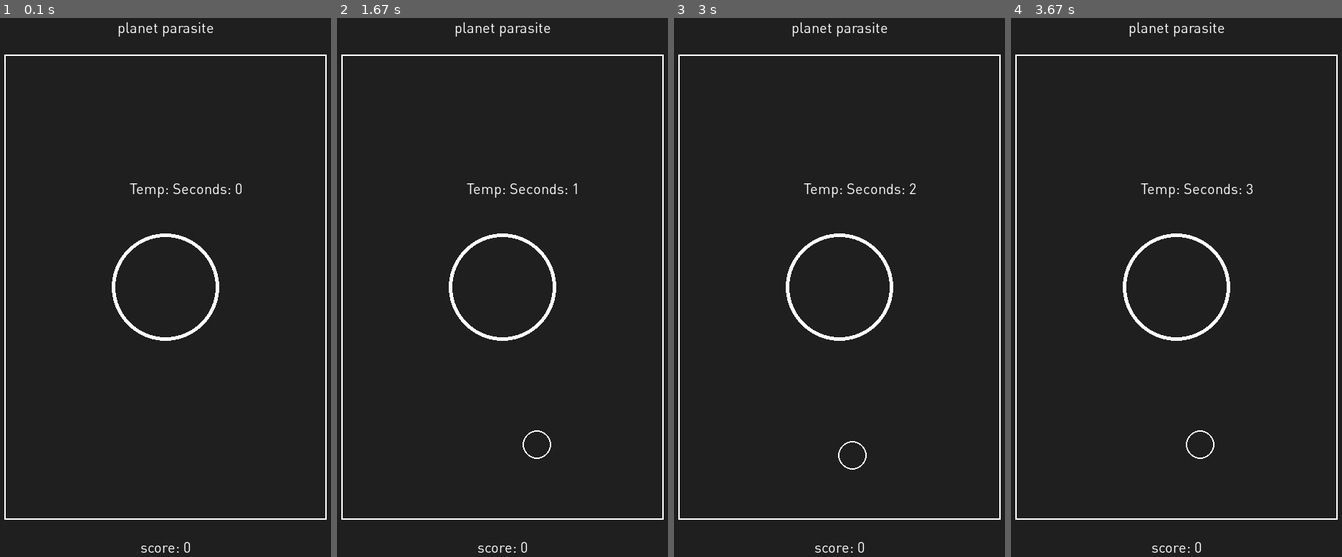
Above: before the commit, frames 1-4 (left to right).
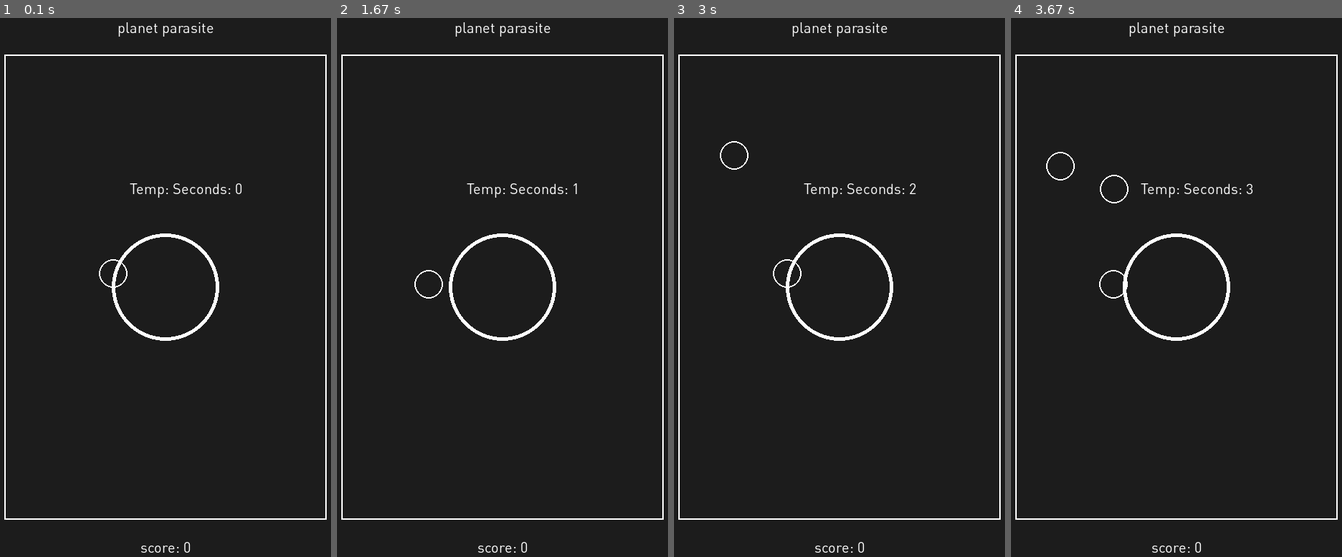
Above: after the commit, the same moments.

Repository: selenazhen/planetParasite
Game: pygame game, started from Game.py
Same seed, same stepped clock (60 frames per second), same inputs: the game is played once before the commit and once after it.
Inputs:
- Up to frame 1 (0.1 s): no input
- Up to frame 2 (1.67 s): hold Right 0.33-0.8 s; hold Up 0.83-1.13 s; hold Right 1.17-1.63 s
- Up to frame 3 (3 s): hold Left 1.67-2.2 s; hold Down 2.23-2.53 s; hold Left 2.57-2.97 s
- Up to frame 4 (3.67 s): hold Up 3-3.37 s; hold Right from 3.4 s (still down)

The runs differ from the first frame. In frame 1, less than 0.1% of the frame differs, in the area x 29-39%, y 44-51%; in frame 2, 0.1%; in frame 3, 0.2%; in frame 4, 0.2%, in the area x 10-62%, y 24-82%.

Commit message:
collision detected

Diff:
--- a/Game.py
+++ b/Game.py
@@ -2,7 +2,9 @@
 from pygamegame import PygameGame
 from Planet import Planet
 import random
-
+from Parasite import Parasite
+import math
+from gVariables import *
 
 '''
 Game.py
@@ -10,19 +12,18 @@
 edit redraw all here
 '''
 
-CHARCOAL = (31,31,31)
-WHITE = (255,255,255)
-BLACK = (0,0,0)
 
 class Game(PygameGame):
     def init(self):
         self.planetGroup = pygame.sprite.Group()
+        self.parasite = pygame.sprite.Group()
 
     def keyPressed(self, code, mod):
         pass
 
     def timerFired(self, dt):
         pass
+
 
     def redrawAll(self, screen):
         w,h,m = self.width,self.height,self.margin
@@ -34,20 +35,49 @@
         textTitlerect = textTitle.get_rect()
         textTitlerect.centerx,textTitlerect.centery = w//2, (m//2)
 
-        pygame.draw.circle(screen, WHITE,(self.parasiteX,self.parasiteY),
-                            m, 5) #testing circle
+        #bounding box
+        # pygame.draw.rect(screen, WHITE,(self.borderX0, self.borderY0,
+        #                 self.width*3, self.height*3),2)
 
-        if self.frameCount % 50 == 0:
-            # planet = Planet(random.randrange(0,self.width),random.randrange(0,self.height))
+        #initialize parasite
+        parasiteNew = Parasite()
+        self.parasite.add(parasiteNew)
+
+        if self.frameCount % 100 == 0: #add a planet every second or so
             planet = Planet()
             self.planetGroup.add(planet)
+            print ('new planet')
+
+
+        for planet in self.planetGroup:
+            hits = pygame.sprite.spritecollide(planet, self.parasite, False, pygame.sprite.collide_circle)
+            if hits:
+                print ('its in')
+            # if hits:
+            #     playing = False
+
+
+
+
+        # for planet in self.planetGroup:
+        #     if math.sqrt(((planet.coordsX-(self.width//2))**2)+((planet.coordsY-(self.height//2))**2)) <= ((self.width//20) + (self.width//8)):
+        #         print ('collision')
+        # # #     # print (planet.coordsX,planet.coordsY)
+        # #     for parasite in self.parasite:
+        # # #         # print (parasite.coordsX)
+        # #         if math.sqrt(((planet.coordsX-parasite.coordsX)**2)+((planet.coordsY-parasite.coordsY)**2)) <= ((self.width//20) + (self.width//8)):
+        # #             # print ('its a collision', planet)
+        # #             self.collisions += 1
+        # #             print (self.collisions)
+        #
+        # # print (self.width//20+self.width//8)
 
         self.planetGroup.draw(screen)
-
-        pygame.draw.rect(screen, CHARCOAL,(0, 0, w, m)) #border top rect
-        pygame.draw.rect(screen, CHARCOAL,(0, 0, m, h)) #border bottom rect
-        pygame.draw.rect(screen, CHARCOAL,(w-m, 0, m, h)) #border top rect
-        pygame.draw.rect(screen, CHARCOAL,(0, h-m, w, m)) #border top rect
+        self.parasite.draw(screen)
+        # pygame.draw.rect(screen, CHARCOAL,(0, 0, w, m)) #border top rect
+        # pygame.draw.rect(screen, CHARCOAL,(0, 0, m, h)) #border bottom rect
+        # pygame.draw.rect(screen, CHARCOAL,(w-m, 0, m, h)) #border top rect
+        # pygame.draw.rect(screen, CHARCOAL,(0, h-m, w, m)) #border top rect
 
         pygame.draw.rect(screen, WHITE,(m,m, w-(2*m),h-(2*m)), 2) #border
         screen.blit(textScore, textScorerect)
--- /dev/null
+++ b/Parasite.py
@@ -0,0 +1,22 @@
+'''
+Parasite.py
+
+implements the Parasite class
+'''
+import pygame
+import random
+from gVariables import *
+
+
+class Parasite(pygame.sprite.Sprite):
+
+    def __init__(self):
+        pygame.sprite.Sprite.__init__(self)
+        self.image = pygame.Surface((screenWidth,screenHeight),pygame.SRCALPHA)
+        self.coordsX = screenWidth//2
+        self.coordsY = screenHeight//2
+        self.radius = screenWidth//8
+        self.rect = self.image.get_rect()
+        # pygame.draw.circle(self.image, PINK, self.rect.center, self.radius)
+        pygame.draw.circle(self.image, WHITE,(screenWidth//2,screenHeight//2),
+                            parasiteSize, 5)
--- a/Planet.py
+++ b/Planet.py
@@ -6,30 +6,31 @@
 '''
 import pygame
 import random
-from GameObject import GameObject
+from gVariables import *
 
-screenWidth = 600
-screenHeight = 800
-planetSize = screenWidth//30
-CHARCOAL = (28,28,28)
-WHITE = (255,255,255)
-BLACK = (0,0,0)
 
 class Planet(pygame.sprite.Sprite):
 
+
     def __init__(self):
         pygame.sprite.Sprite.__init__(self)
-        self.coordsX = random.randrange(0,screenWidth)
-        self.coordsY = random.randrange(0,screenHeight)
-        self.image = pygame.Surface((self.coordsX+(1.5*planetSize), self.coordsY + (1.5*planetSize)), pygame.SRCALPHA)
+
+        #randomize position with posX and posY
+        posX = random.randrange(planetSize,screenWidth-planetSize)
+        posY = random.randrange(planetSize,screenHeight-planetSize)
+        #find location of image surface
+        imageX = posX+planetSize*2
+        imageY = posY+planetSize*2
+        self.image = pygame.Surface((imageX,imageY),pygame.SRCALPHA)
+        self.coordsX = imageX//2 #keep circle centered on middle of image surface
+        self.coordsY = imageY//2
+        self.rect = self.image.get_rect()
+        self.radius = planetSize
+        # pygame.draw.circle(self.image, RED, self.rect.center, self.radius)
         pygame.draw.circle(self.image, WHITE,(self.coordsX,self.coordsY),
                             planetSize, 2) #testing circle
+        # self.image = pygame.image.load('img/planet1.png').convert_alpha()
 
-
-        # self.image = pygame.image.load('img/planet1.png').convert_alpha()
-        self.rect = self.image.get_rect()
-        self.rect.centerx = self.coordsX
-        self.rect.centery = self.coordsY
     def move(self, xMove,yMove):
         self.rect.centerx = self.rect.centerx + xMove
         self.rect.centery = self.rect.centery + yMove
--- /dev/null
+++ b/gVariables.py
@@ -0,0 +1,8 @@
+screenWidth = 600
+screenHeight = 800
+planetSize = screenWidth//30
+parasiteSize = screenWidth//8
+CHARCOAL = (28,28,28)
+WHITE = (255,255,255)
+BLACK = (0,0,0)
+PINK = (249,167,167)
--- a/movingSprites.py
+++ b/movingSprites.py
@@ -159,77 +159,77 @@
 # How To Run: python detectSpriteCollision.py
 ############################################################################
 
-# import pygame
-# from pygame.locals import *
-# import random
-#
-# screen=pygame.display.set_mode((640,480),0,32)
-# pygame.display.set_caption("Collision Detection")
-#
-#
-# #creating the boxes
-# class Boxes(pygame.sprite.Sprite):
-#     def __init__(self):
-#         pygame.sprite.Sprite.__init__(self)
-#         self.image=pygame.Surface((50,50))
-#         self.rect=self.image.get_rect()
-#         self.image.fill((255,255,255))
-#         pygame.draw.circle(self.image,(0,0,0),(25,25),25,0)
-#
-#         self.rect.center=(100,100)
-#
-# #creating circle
-# class Circle(pygame.sprite.Sprite):
-#     def __init__(self):
-#         pygame.sprite.Sprite.__init__(self)
-#         self.image=pygame.Surface((50,50))
-#         self.image.fill((0,255,0))
-#         pygame.draw.circle(self.image,(255,0,0),(25,25),25,0)
-#         self.rect=self.image.get_rect()
-#     def update(self):
-#         self.rect.center=pygame.mouse.get_pos()
-#
-#
-# def main():
-#     background=pygame.Surface(screen.get_size())
-#     background=background.convert()
-#     background.fill((255,255,255))
-#     screen.blit(background,(0,0))
-#
-#     boxes=[]
-#     for i in range(0,10):
-#         boxes.append(Boxes())
-#
-#     circle=Circle()
-#     allSprites=pygame.sprite.Group(boxes)
-#     circleSprite=pygame.sprite.Group(circle)
-#     while 1:
-#         for i in pygame.event.get():
-#             if i.type==QUIT:
-#                 exit()
-#
-#
-#         #checking the collision.check 'p …(264 unchanged characters)…
-#         if pygame.sprite.spritecollide(circle,allSprites,True):
-#             print ("collision")
-#
-#         #following the CUD method
-#         allSprites.clear(screen,background)
-#         circleSprite.clear(screen,background)
-#         allSprites.update()
-#         circleSprite.update()
-#         allSprites.draw(screen)
-#         circleSprite.draw(screen)
-#         pygame.display.flip()
-#
-#
-# if __name__=='__main__':
-#     main()
-#
-# """You can also check the collision about the rect attributes. There are many ways to do that.Example:
-# 1.circle.rect.colliderect(box1) will check the collision between the circle and box1 collision
-# 2. pygame.sprite.collide_rect(sprite1,sprite2) willl also do the same """
-#
+import pygame
+from pygame.locals import *
+import random
+
+screen=pygame.display.set_mode((640,480),0,32)
+pygame.display.set_caption("Collision Detection")
+
+
+#creating the boxes
+class Boxes(pygame.sprite.Sprite):
+    def __init__(self):
+        pygame.sprite.Sprite.__init__(self)
+        self.image=pygame.Surface((50,50))
+        self.rect=self.image.get_rect()
+        self.image.fill((255,255,255))
+        pygame.draw.circle(self.image,(0,0,0),(25,25),25,0)
+
+        self.rect.center=(100,100)
+
+#creating circle
+class Circle(pygame.sprite.Sprite):
+    def __init__(self):
+        pygame.sprite.Sprite.__init__(self)
+        self.image=pygame.Surface((50,50))
+        self.image.fill((0,255,0))
+        pygame.draw.circle(self.image,(255,0,0),(25,25),25,0)
+        self.rect=self.image.get_rect()
+    def update(self):
+        self.rect.center=pygame.mouse.get_pos()
+
+
+def main():
+    background=pygame.Surface(screen.get_size())
+    background=background.convert()
+    background.fill((255,255,255))
+    screen.blit(background,(0,0))
+
+    boxes=[]
+    for i in range(0,10):
+        boxes.append(Boxes())
+
+    circle=Circle()
+    allSprites=pygame.sprite.Group(boxes)
+    circleSprite=pygame.sprite.Group(circle)
+    while 1:
+        for i in pygame.event.get():
+            if i.type==QUIT:
+                exit()
+
+
+        #checking the collision.check 'p …(264 unchanged characters)…
+        if pygame.sprite.spritecollide(circle,allSprites,True):
+            print ("collision")
+
+        #following the CUD method
+        allSprites.clear(screen,background)
+        circleSprite.clear(screen,background)
+        allSprites.update()
+        circleSprite.update()
+        allSprites.draw(screen)
+        circleSprite.draw(screen)
+        pygame.display.flip()
+
+
+if __name__=='__main__':
+    main()
+
+"""You can also check the collision about the rect attributes. There are many ways to do that.Example:
+1.circle.rect.colliderect(box1) will check the collision between the circle and box1 collision
+2. pygame.sprite.collide_rect(sprite1,sprite2) willl also do the same """
+
 
 
 ####
@@ -338,73 +338,73 @@
 #             updateRects.append(man.rect)
 #         pygame.display.update(updateRects)
 
-
-''' pygame_sprite_keys1.py
-move a sprite rect with the arrow keys
-see also ...
-http://www.pygame.org/docs/ref/sprite.html
-http://www.pygame.org/docs/ref/time.html
-'''
-
-import pygame as pygame
-import sys
-from pygame.locals import *
-import random
-
-speed = 5
-
-pygame.init()
-width = 640
-height = 480
-screen = pygame.display.set_mode((width, height))
-pygame.display.set_caption("move with arrow keys (escape key to exit)")
-
-# color (r, g, b) tuple, values 0 to 255
-white = (255, 255, 255)
-background = pygame.Surface(screen.get_size())
-background.fill(white)
-
-class Planet(pygame.sprite.Sprite):
-
-    def __init__(self, xPosition, yPosition):
-        pygame.sprite.Sprite.__init__(self)
-        self.image = pygame.image.load('img/planet1.png').convert_alpha()
-        self.rect = self.image.get_rect()
-        self.rect.centerx = xPosition
-        self.rect.centery = yPosition
-    def move(self, xMove,yMove):
-        self.rect.centerx = self.rect.centerx + xMove
-        self.rect.centery = self.rect.centery + yMove
-
-planet1 = Planet(random.randrange(0,width),random.randrange(0,height))
-planet2 = Planet(random.randrange(0,width),random.randrange(0,height))
-planetGroup = pygame.sprite.Group()
-planetGroup.add((planet1, planet2))
-
-clock = pygame.time.Clock()
-while 1:
-    # limit runtime speed to 30 frames/second
-    clock.tick(30)
-    keyinput = pygame.key.get_pressed()
-    for event in pygame.event.get():
-        if event.type == pygame.QUIT:
-            pygame.quit()
-            raise SystemExit
-        if (event.type == pygame.KEYDOWN) and (event.key == K_LEFT):
-            for planet in planetGroup:
-                planet.move(-speed,0)
-        if (event.type == pygame.KEYDOWN) and (event.key == K_RIGHT):
-            for planet in planetGroup:
-                planet.move(speed,0)
-        if (event.type == pygame.KEYDOWN) and (event.key == K_UP):
-            for planet in planetGroup:
-                planet.move(0,-speed)
-        if (event.type == pygame.KEYDOWN) and (event.key == K_DOWN):
-            for planet in planetGroup:
-                planet.move(0,speed)
-        if (event.type == pygame.KEYDOWN) and (event.key == K_ESCAPE):
-            playing = False
-    screen.blit(background, (0, 0))
-    planetGroup.draw(screen)
-    # update display
-    pygame.display.flip()
+##### WORKING: MOVING PLANETS WITH ARROW KEYS BELOW
+# ''' pygame_sprite_keys1.py
+# move a sprite rect with the arrow keys
+# see also ...
+# http://www.pygame.org/docs/ref/sprite.html
+# http://www.pygame.org/docs/ref/time.html
+# '''
+#
+# import pygame as pygame
+# import sys
+# from pygame.locals import *
+# import random
+#
+# speed = 5
+#
+# pygame.init()
+# width = 640
+# height = 480
+# screen = pygame.display.set_mode((width, height))
+# pygame.display.set_caption("move with arrow keys (escape key to exit)")
+#
+# # color (r, g, b) tuple, values 0 to 255
+# white = (255, 255, 255)
+# background = pygame.Surface(screen.get_size())
+# background.fill(white)
+#
+# class Planet(pygame.sprite.Sprite):
+#
+#     def __init__(self, xPosition, yPosition):
+#         pygame.sprite.Sprite.__init__(self)
+#         self.image = pygame.image.load('img/planet1.png').convert_alpha()
+#         self.rect = self.image.get_rect()
+#         self.rect.centerx = xPosition
+#         self.rect.centery = yPosition
+#     def move(self, xMove,yMove):
+#         self.rect.centerx = self.rect.centerx + xMove
+#         self.rect.centery = self.rect.centery + yMove
+#
+# planet1 = Planet(random.randrange(0,width),random.randrange(0,height))
+# planet2 = Planet(random.randrange(0,width),random.randrange(0,height))
+# planetGroup = pygame.sprite.Group()
+# planetGroup.add((planet1, planet2))
+#
+# clock = pygame.time.Clock()
+# while 1:
+#     # limit runtime speed to 30 frames/second
+#     clock.tick(30)
+#     keyinput = pygame.key.get_pressed()
+#     for event in pygame.event.get():
+#         if event.type == pygame.QUIT:
+#             pygame.quit()
+#             raise SystemExit
+#         if (event.type == pygame.KEYDOWN) and (event.key == K_LEFT):
+#             for planet in planetGroup:
+#                 planet.move(-speed,0)
+#         if (event.type == pygame.KEYDOWN) and (event.key == K_RIGHT):
+#             for planet in planetGroup:
+#                 planet.move(speed,0)
+#         if (event.type == pygame.KEYDOWN) and (event.key == K_UP):
+#             for planet in planetGroup:
+#                 planet.move(0,-speed)
+#         if (event.type == pygame.KEYDOWN) and (event.key == K_DOWN):
+#             for planet in planetGroup:
+#                 planet.move(0,speed)
+#         if (event.type == pygame.KEYDOWN) and (event.key == K_ESCAPE):
+#             playing = False
+#     screen.blit(background, (0, 0))
+#     planetGroup.draw(screen)
+#     # update display
+#     pygame.display.flip()
--- a/pygamegame.py
+++ b/pygamegame.py
@@ -6,10 +6,7 @@
 import sys
 import random
 from pygame.locals import *
-
-CHARCOAL = (31,31,31)
-WHITE = (255,255,255)
-BLACK = (0,0,0)
+from gVariables import *
 
 class PygameGame(object):
 
@@ -47,15 +44,15 @@
         self.margin= self.width//8
         self.fps = fps
         self.title = title
-        self.parasiteX = self.width//2
-        self.parasiteY = self.height//2
-        self.speed = 25
         self.score = 0
         self.totalSeconds = 0
         self.frameCount = 0
         self.frameRate = 60
         self.startTime = 90
         self.speed = 15
+        self.borderX0 = -self.width
+        self.borderY0 = -self.height
+        self.collisions = 0
         pygame.init()
 
     def run(self):
@@ -81,27 +78,30 @@
                     pygame.quit()
                     raise SystemExit
                 if (event.type == pygame.KEYDOWN) and (event.key == K_LEFT):
-                    print ('left key')
+                    # print ('left key')
+                    for planet in self.planetGroup:
+                        planet.move(self.speed,0)
+                    self.borderX0 = self.borderX0 + self.speed
+                if (event.type == pygame.KEYDOWN) and (event.key == K_RIGHT):
+                    # print ('right key')
                     for planet in self.planetGroup:
                         planet.move(-self.speed,0)
-                if (event.type == pygame.KEYDOWN) and (event.key == K_RIGHT):
-                    print ('right key')
+                    self.borderX0 = self.borderX0 - self.speed
+                if (event.type == pygame.KEYDOWN) and (event.key == K_UP):
+                    # print ('up key')
                     for planet in self.planetGroup:
-                        planet.move(self.speed,0)
-                if (event.type == pygame.KEYDOWN) and (event.key == K_UP):
-                    print ('up key')
+                        planet.move(0,self.speed)
+                    self.borderY0 = self.borderY0 + self.speed
+                if (event.type == pygame.KEYDOWN) and (event.key == K_DOWN):
+                    # print ('down key')
                     for planet in self.planetGroup:
                         planet.move(0,-self.speed)
-                if (event.type == pygame.KEYDOWN) and (event.key == K_DOWN):
-                    print ('down key')
-                    for planet in self.planetGroup:
-                        planet.move(0,self.speed)
+                    self.borderY0 = self.borderY0 - self.speed
                 if (event.type == pygame.KEYDOWN) and (event.key == K_ESCAPE):
                     playing = False
 
             screen.fill(CHARCOAL)
             self.redrawAll(screen)
-
             basicfont = pygame.font.Font("DINPro.otf", 20)
 
             # --- Timer going up ---
Not shown, changed: README.md
